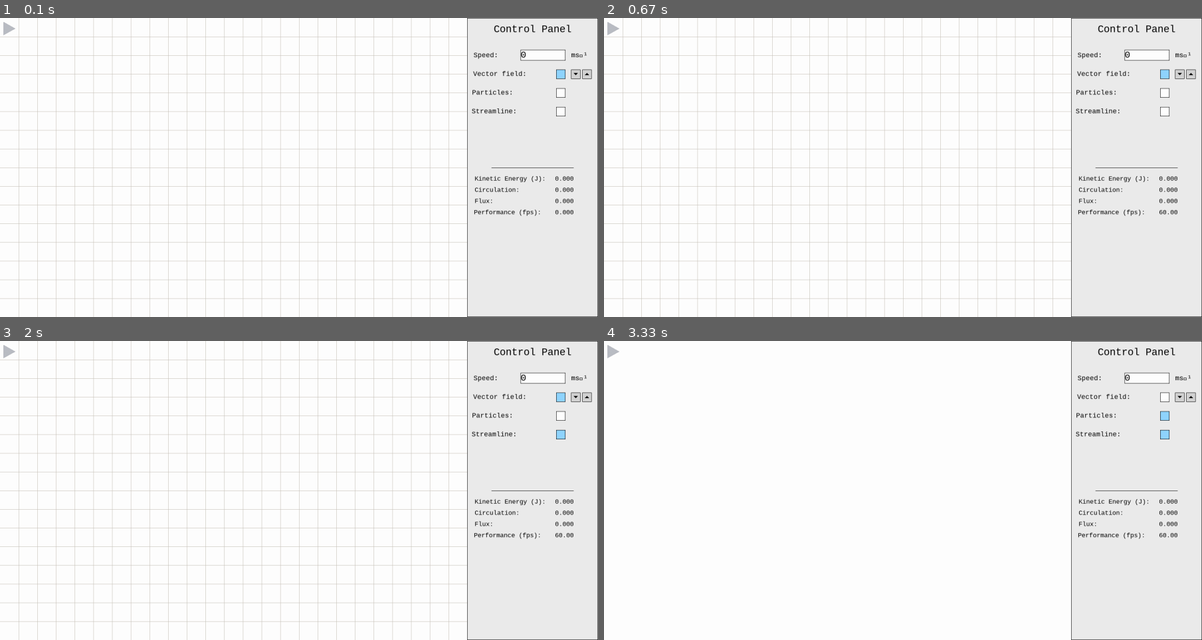
Above: before the commit, frames 1-4 (two rows, left to right).
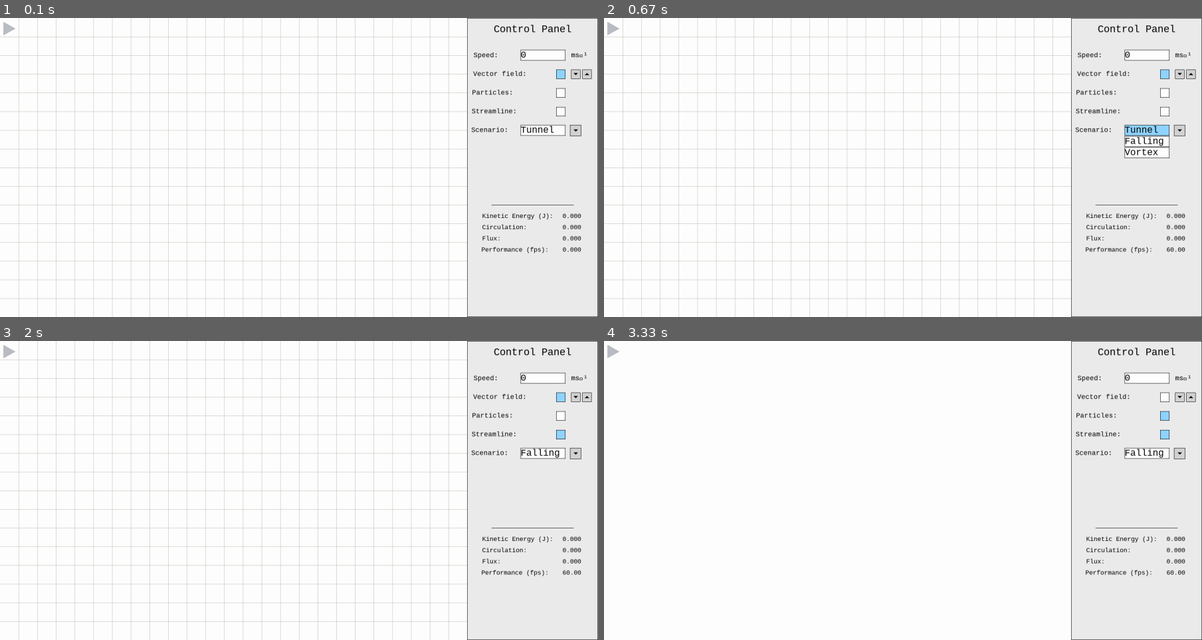
Above: after the commit, the same moments.

Repository: mrgreenlid/Fluids
Game: pygame game, started from main.py
Same seed, same stepped clock (60 frames per second), same inputs: the game is played once before the commit and once after it.
Inputs (mouse positions are in pixels of both pictures, inside the frame that each line leads up to):
- Up to frame 1 (0.1 s): no input
- Up to frame 2 (0.67 s): click (1178, 131) at 0.38 s
- Up to frame 3 (2 s): click (544, 463) at 0.72 s, where only the run after the commit has a clickable "Falling"; tap Space at 1 s; click (11, 355) at 1.38 s; click (562, 433) at 1.72 s
- Up to frame 4 (3.33 s): click "0" at 2.05 s; click (885, 439) at 2.38 s; click (1166, 415) at 3.22 s

The runs differ from the first frame. In frame 1, 1.1% of the frame differs, in the area x 78-98%, y 35-79%; in frame 2, 1.5%; in frame 3, 1.1%; in frame 4, 1.1%.

Commit message:
Fixed dropdowns

Diff:
--- a/interface.py
+++ b/interface.py
@@ -143,17 +143,16 @@
             return self._text.lower()
         return None
 
-class Dropdown(Entry, Input):
+class Dropdown(Entry):
     def __init__(self, window : pygame.surface.Surface, x : int, y : int, options : Tuple[str], variable : str, datatype : type):
-        """Creates dropdown box to be placed on screen"""
+        """Draws main box and button"""
         super().__init__(window, x, y, options[0], variable, datatype)
 
         self.__options = options
-        self.__option_rect = [self._rect.copy() for _ in range(len(self.__options))]
-        for rect in range(len(self.__options)):
-            self.__option_rect[rect].centery += (30*(rect+1))
-
-        # Creates rect and coords for dropdown button
+        self.__options_rect = [self._rect.copy() for _ in range(len(self.__options)-1)]
+        for rect in range(len(self.__options)-1):
+            self.__options_rect[rect].centery += (30*(rect+1))
+
         self.__arrow_rect = pygame.Rect(0, 0, 30, 30)
         self.__arrow_rect.center = (x + 140, y + 1)
         self.__arrow_coordinates = [(self.__arrow_rect.centerx, self.__arrow_rect.centery + 2.5),
@@ -161,34 +160,37 @@
                                     (self.__arrow_rect.centerx - 5, self.__arrow_rect.centery - 2.5)]
 
     def place(self):
-        """Draws main box, button and options"""
+        """Draws text box and options at appropriate times"""
         super().place()
         pygame.draw.rect(self._window, "#D3D3D3", self.__arrow_rect)
         pygame.draw.rect(self._window, "#000000", self.__arrow_rect, 1)
         pygame.draw.polygon(self._window, "#000000", self.__arrow_coordinates)
-
         if self._in_use:
-            for rect in range(len(self.__option_rect)):
-                pygame.draw.rect(self._window, "#FFFFFF", self.__option_rect[rect], 0)
-                self._window.blit(self._font.render(self.__options[rect], True, "#000000", "#FFFFFF"), self.__option_rect[rect])
-                pygame.draw.rect(self._window, "#000000", self.__option_rect[rect], 1)
+            current_options = [option for option in self.__options if option != self._text]
+            print(current_options)
+            for rect in range(len(current_options)):
+                pygame.draw.rect(self._window, "#FFFFFF", self.__options_rect[rect], 0)
+                self._window.blit(self._font.render(current_options[rect], True, "#000000", "#FFFFFF"), self.__options_rect[rect])
+                pygame.draw.rect(self._window, "#000000", self.__options_rect[rect], 1)
+
 
     def checkInteract(self, event : pygame.event.Event):
-        """Checks for interactions"""
-        if tapping(event):
-            if not self._in_use:
-                if self.__arrow_rect.collidepoint(*pygame.mouse.get_pos()[:2]):
-                    self._click()
-            else:
-                for rect in range(len(self.__option_rect)):
-                    if self.__option_rect[rect].collidepoint(*pygame.mouse.get_pos()[:2]):
-                        self._text = self.__options[rect]
-                self._antiClick()
-
-        if self._in_use:
-            if typing(event):
-                if event.unicode == "\x0D":
+            """Checks for interactions"""
+            current_options = [option for option in self.__options if option != self._text]
+            if tapping(event):
+                if not self._in_use:
+                    if self.__arrow_rect.collidepoint(*pygame.mouse.get_pos()[:2]):
+                        self._click()
+                else:
+                    for rect in range(len(self.__options_rect)):
+                        if self.__options_rect[rect].collidepoint(*pygame.mouse.get_pos()[:2]):
+                            self._text = current_options[rect]
                     self._antiClick()
+
+            if self._in_use:
+                if typing(event):
+                    if event.unicode == "\x0D":
+                        self._antiClick()
 
 class Checkbox(Input):
     _inactive_colour = "#FFFFFF"
--- a/main.py
+++ b/main.py
@@ -49,29 +49,27 @@
 show_grid_doublecheckbox = ui.DoubleCheckbox(screen, SCREEN_WIDTH-100, 150, 0, 50, "show_field")
 show_streamline_label = ui.Label(screen, SCREEN_WIDTH-278, 250, "Streamline:", 20, ui_bg)
 show_streamline_checkbox = ui.Checkbox(screen, SCREEN_WIDTH-100, 250, "show_streamline")
+velocity_function_label = ui.Label(screen, SCREEN_WIDTH-290, 300, "Scenario:", 20, ui_bg)
+velocity_function_dropdown = ui.Dropdown(screen, SCREEN_WIDTH-200, 300, ["Tunnel", "Falling", "Vortex"], "velocity_function", str)
 
+border_data_box = ui.Box(screen,SCREEN_WIDTH-175, 500, 220, 1, "#000000")
 
-velocity_function_entry = ui.Entry(screen, SCREEN_WIDTH-200, 300, "", "veloctiy_function", str)
-
-
-border_data_box = ui.Box(screen,SCREEN_WIDTH-175, 400, 220, 1, "#000000")
-
-energy_label = ui.Label(screen, SCREEN_WIDTH-235, 430, "Kinetic Energy (J):", 17, ui_bg, "Courier")
-energy_data = ui.Label(screen, SCREEN_WIDTH-100, 430, 0.0, 17, ui_bg, "Courier", "kinetic_energy")
-circulation_label = ui.Label(screen, SCREEN_WIDTH-270, 460, "Circulation:", 17, ui_bg, "Courier")
-circulation_data = ui.Label(screen, SCREEN_WIDTH-100, 460, 0.0, 17, ui_bg, "Courier", "circulation")
-flux_label = ui.Label(screen, SCREEN_WIDTH-305, 490, "Flux:", 17, ui_bg, "Courier")
-flux_data = ui.Label(screen, SCREEN_WIDTH-100, 490, 0.0, 17, ui_bg, "Courier", "flux")
-frame_rate_label = ui.Label(screen,SCREEN_WIDTH-242, 520, "Performance (fps):", 17, ui_bg, "Courier")
-frame_rate_data= ui.Label(screen,SCREEN_WIDTH-100, 520, 0.0, 17, ui_bg, "Courier", "frame_rate")
+energy_label = ui.Label(screen, SCREEN_WIDTH-215, 530, "Kinetic Energy (J):", 17, ui_bg, "Courier")
+energy_data = ui.Label(screen, SCREEN_WIDTH-80, 530, 0.0, 17, ui_bg, "Courier", "kinetic_energy")
+circulation_label = ui.Label(screen, SCREEN_WIDTH-250, 560, "Circulation:", 17, ui_bg, "Courier")
+circulation_data = ui.Label(screen, SCREEN_WIDTH-80, 560, 0.0, 17, ui_bg, "Courier", "circulation")
+flux_label = ui.Label(screen, SCREEN_WIDTH-285, 590, "Flux:", 17, ui_bg, "Courier")
+flux_data = ui.Label(screen, SCREEN_WIDTH-80, 590, 0.0, 17, ui_bg, "Courier", "flux")
+frame_rate_label = ui.Label(screen,SCREEN_WIDTH-222, 620, "Performance (fps):", 17, ui_bg, "Courier")
+frame_rate_data= ui.Label(screen,SCREEN_WIDTH-80, 620, 0.0, 17, ui_bg, "Courier", "frame_rate")
 
 
 control_objects = (control_panel_box, control_panel_label, speed_label, speed_entry, speed_unit_label,
                    show_grid_doublecheckbox, show_field_label, show_particle_label, field_rows_increment,
-                   show_streamline_label, show_streamline_checkbox, border_data_box, energy_label, energy_data, circulation_label, circulation_data,
-                   flux_label, flux_data, frame_rate_label, frame_rate_data)
+                   show_streamline_label, show_streamline_checkbox, velocity_function_label, velocity_function_dropdown, border_data_box, energy_label, energy_data, circulation_label, circulation_data,
+                   flux_label, flux_data, frame_rate_label, frame_rate_data, )
 
-control_interactable = (speed_entry, show_grid_doublecheckbox, field_rows_increment, show_streamline_checkbox)
+control_interactable = (speed_entry, show_grid_doublecheckbox, field_rows_increment, show_streamline_checkbox, velocity_function_dropdown)
 
 # Instantiates tank components
 flow_button = ui.Button(screen, 22, 30, "flow", "play_image.png", "pause_image.png", (0.2, 0.2), (0.2, 0.2), "space")
@@ -135,7 +133,7 @@
 
     # Keeps loop in time with the clock
     dt = clock.tick(FRAME_RATE) / 1000
-
     data["frame_rate"] = clock.get_fps()
 
+    print(data)
 pygame.quit()
